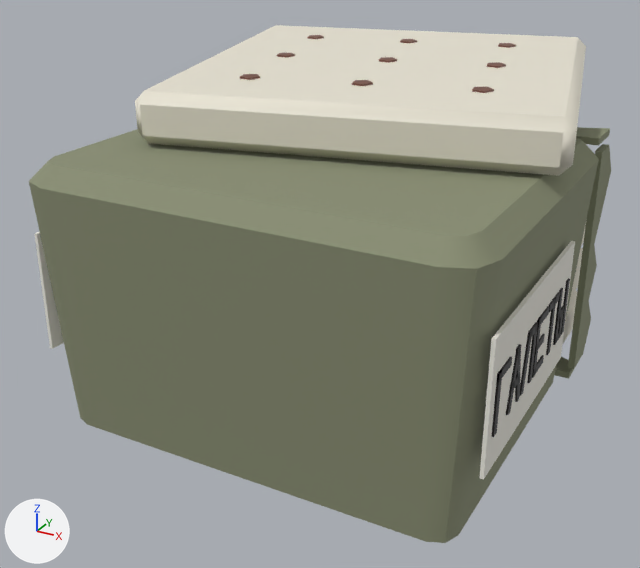
One commit to the glTF model assets/models/items/crackers.glb: the scene before it, then after it.
Both versions are drawn from a camera (50 mm lens) standing at (0.0962, -0.199, 0.0778) and looking at (-0.0068, -0.0117, -0.0159). The axes (+X, +Y, +Z) are drawn at lower left. The lights are the same throughout. The picture after the commit comes second. Vertices at exactly the same position are counted once.

Names of what the first picture shows: 'body'.
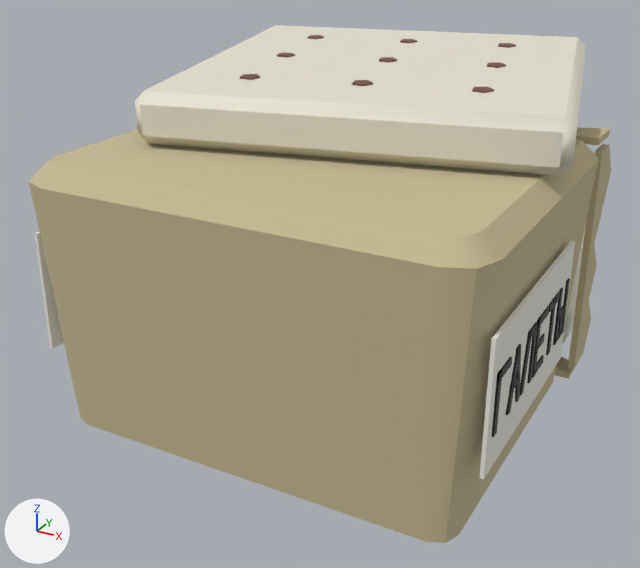
Diff of the bpy script that builds the scene:
```diff
--- a/assets/models/items/crackers.glb.py
+++ b/assets/models/items/crackers.glb.py
@@ mat_straw @@
+mat_straw = principled_material('Straw')
+mat_straw.base_color = (0.58, 0.5, 0.3)  # beige #c8bc95
+mat_straw.roughness = 0.95
@@ me_body @@
 me_body.from_pydata(...)  # 636 vertices, 1092 faces; spans x -0.0571..0.0571, y -0.069..0.069, z -0.0403..0.0403
 # used by ob_body; location = (0.0, 0.0, 0.0)
+# me_body part 1: all 212 faces that had it switch from mat_olive (greyish green #898e73) to mat_straw (beige #c8bc95)
 me_body.materials.append(mat_cream)
```

Changed parts and their boxes [x1, y1, x2, y2] in the pictures (640 x 568 px):
part 1 of me_body, recoloured (greyish green to beige)
    both: [29, 127, 611, 543]
